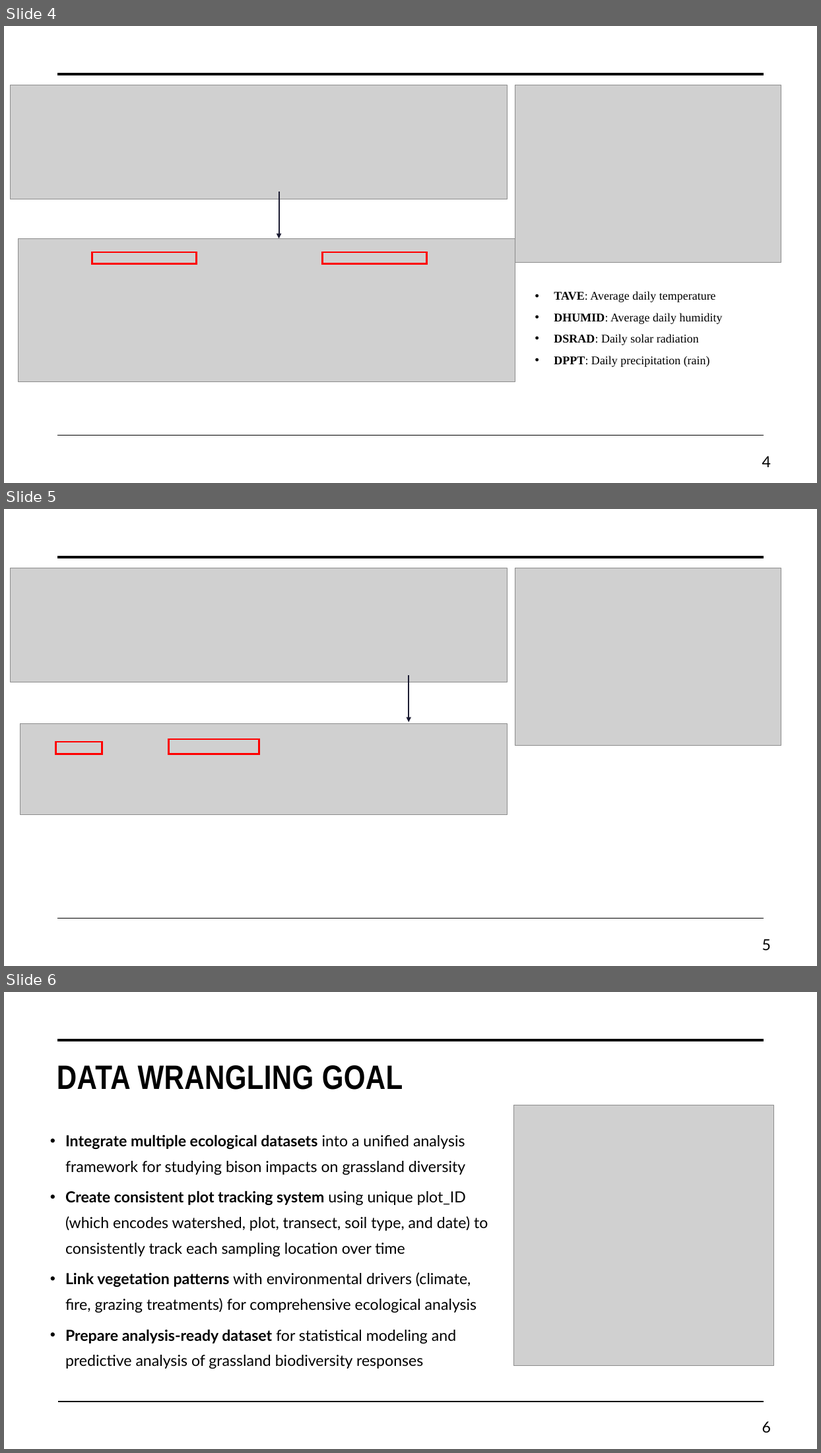
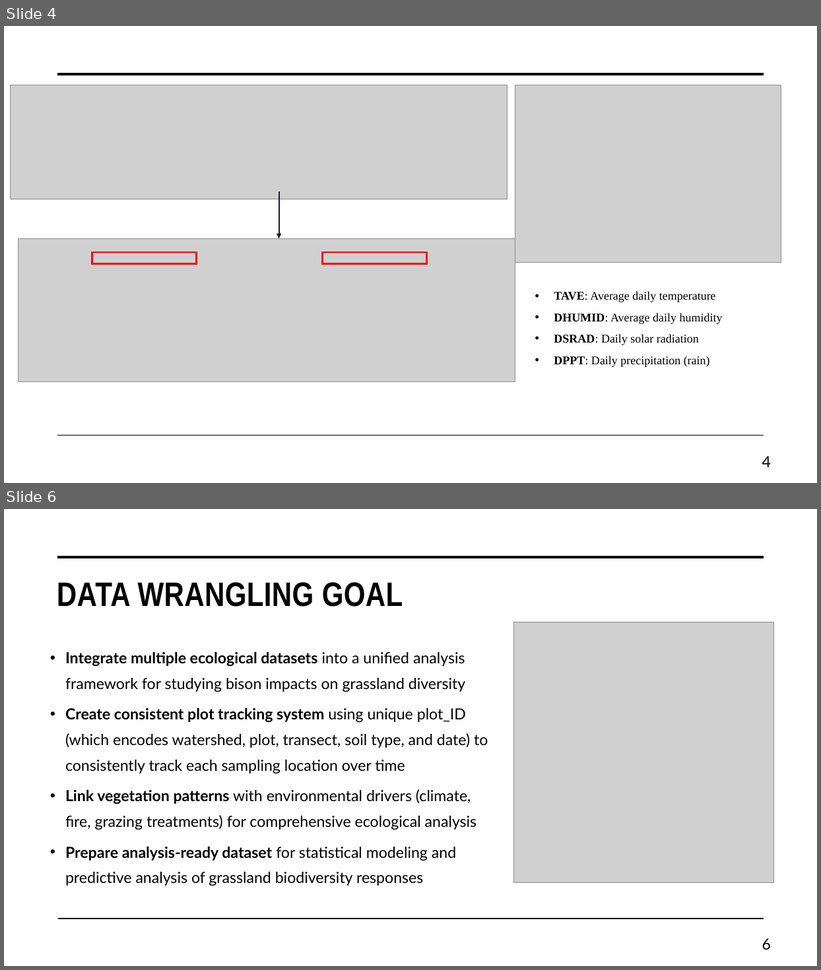
Before and after one commit to aftabzmn1/bison-impact-analysis_with_ML, a slide deck: Presentation/Bison Impact on GrassLand.pptx. Shown one above the other, each under a label of ours: slides 4, 5 and 6 before the commit, slides 4 and 6 after it; the slides between them are not shown. The pictures are 821x1453 and 821x970 pixels, drawn with LibreOffice and Linux fonts; fonts in the diff are those of the drawing; grey boxes stand for pictures. Boxes give left, top, right and bottom in pixels: in the first picture for what was removed or moved away, otherwise in the second. Text is boxed around its words. In the diff, an @@ line names an element or a change of style, - is before the commit and + after.

```diff
--- a/Presentation/Bison Impact on GrassLand.pptx
+++ b/Presentation/Bison Impact on GrassLand.pptx
@@ slide 5 removed at box(4, 509, 817, 966), background #FFFFFF; not listed: 2 template elements that a slide beside it also shows @@
@@ picture removed at box(10, 568, 507, 682) @@
@@ picture removed at box(516, 568, 781, 746) @@
@@ arrow removed from (409, 675) to (409, 722) @@
@@ picture removed at box(20, 723, 508, 815) @@
@@ rectangle removed at box(56, 742, 102, 755) @@
@@ rectangle removed at box(169, 739, 258, 755) @@
@@ page number removed at box(762, 939, 771, 951) @@
-5
```
Also in this commit, not shown: 3 slides added, 15 other files.
